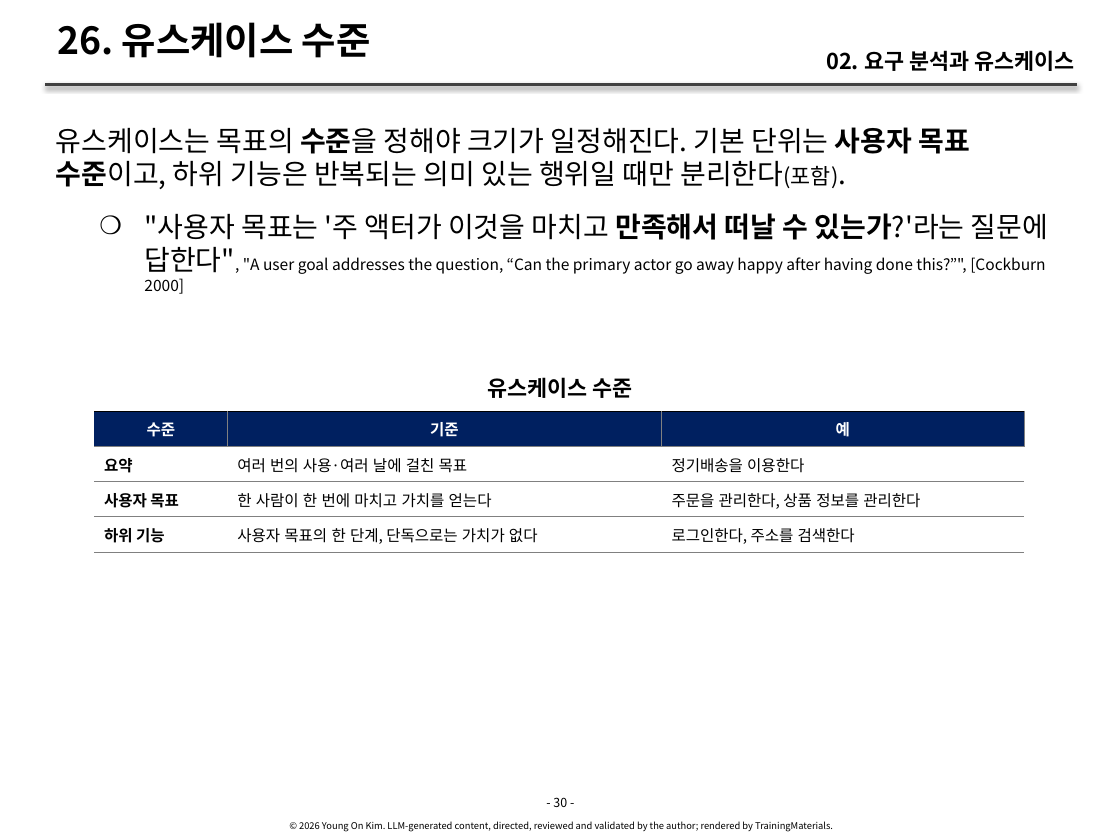
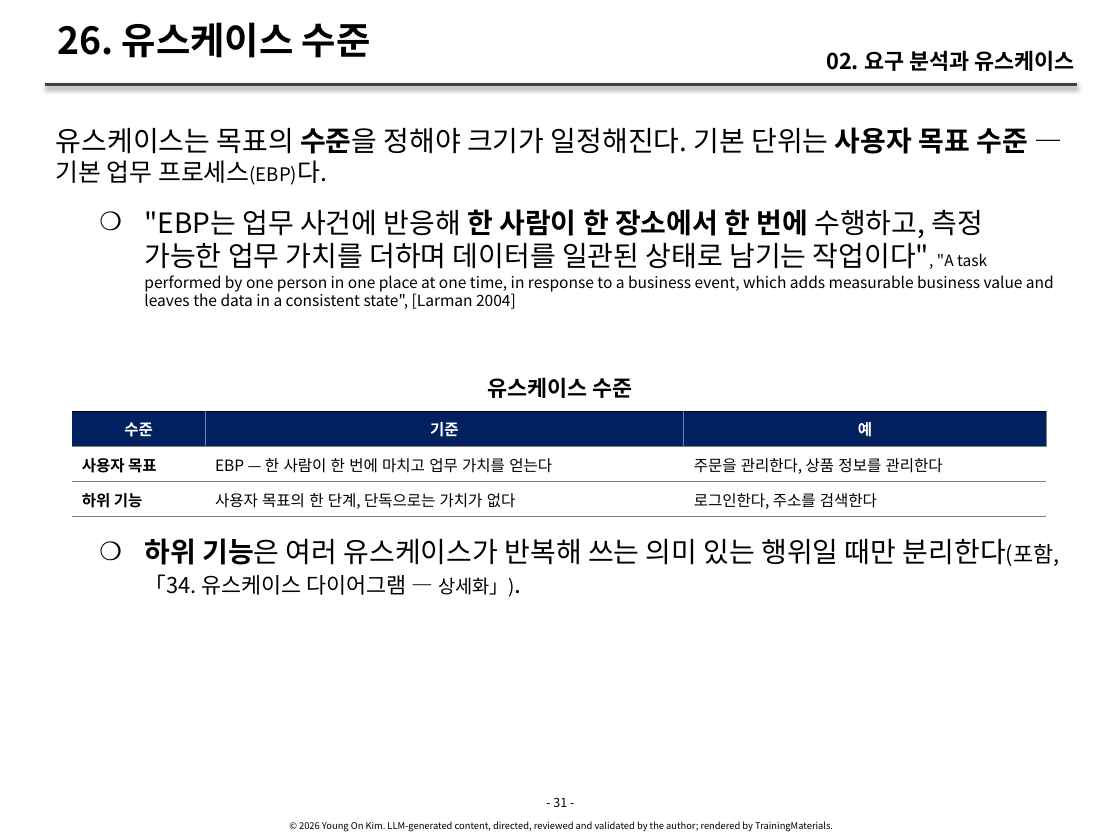
Before and after one commit to YoungSan77/TrainingMaterials, a slide deck: slide 31 of courses/ooad/sessions/s02.pptx (slide 30 before the commit). Drawn at 1120x840 pixels with LibreOffice and Linux fonts; fonts in the diff are those of the drawing. Boxes give left, top, right and bottom in pixels: in the first picture for what was removed or moved away, otherwise in the second. Text is boxed around its words. In the diff, an @@ line names an element or a change of style, - is before the commit and + after.

```diff
--- a/courses/ooad/sessions/s02.pptx
+++ b/courses/ooad/sessions/s02.pptx
@@ text at bbox=[56, 127, 1054, 309]: text changed; size 18 to 10 pt @@
-유스케이스는 목표의 수준을 정해야 크기가 일정해진다. 기본 단위는 사용자 목표 수준이고, 하위 기능은 반복되는 의미 있는 행위일 때만 분리한다(포함).
-    ❍ "사용자 목표는 '주 액터가 이것을 마치고 만족해서 떠날 수 있는가?'라는 질문에 답한다", "A user goal addresses the question, “Can the primary actor go away happy after having done this?”", [Cockburn 2000]
+유스케이스는 목표의 수준을 정해야 크기가 일정해진다. 기본 단위는 사용자 목표 수준 — 기본 업무 프로세스(EBP)다.
+    ❍ "EBP는 업무 사건에 반응해 한 사람이 한 장소에서 한 번에 수행하고, 측정 가능한 업무 가치를 더하며 데이터를 일관된 상태로 남기는 작업이다", "A task performed by one person in one place at one time, in response to a business event, which adds measurable business value and leaves the data in a consistent state", [Larman 2004]
@@ table at bbox=[72, 411, 1047, 840] @@
-row 2: 요약 | 여러 번의 사용·여러 날에 걸친 목표 | 정기배송을 이용한다
-row 3: 사용자 목표 | 한 사람이 한 번에 마치고 가치를 얻는다 | 주문을 관리한다, 상품 정보를 관리한다
+row 2: 사용자 목표 | EBP — 한 사람이 한 번에 마치고 업무 가치를 얻는다 | 주문을 관리한다, 상품 정보를 관리한다
@@ table: place and size @@
-table at bbox=[94, 411, 1025, 840]
+table at bbox=[72, 411, 1047, 840]
@@ text added at bbox=[144, 538, 1060, 597], 18 pt, text #000000 @@
+    ❍ 하위 기능은 여러 유스케이스가 반복해 쓰는 의미 있는 행위일 때만 분리한다(포함, 「34. 유스케이스 다이어그램 — 상세화」).
@@ text at bbox=[553, 797, 567, 807]: text changed @@
-- 30 -
+- 31 -
```
Also in this commit, not shown: 64 other slides changed, 5 slides added, 1 slide removed, 37 other files.
